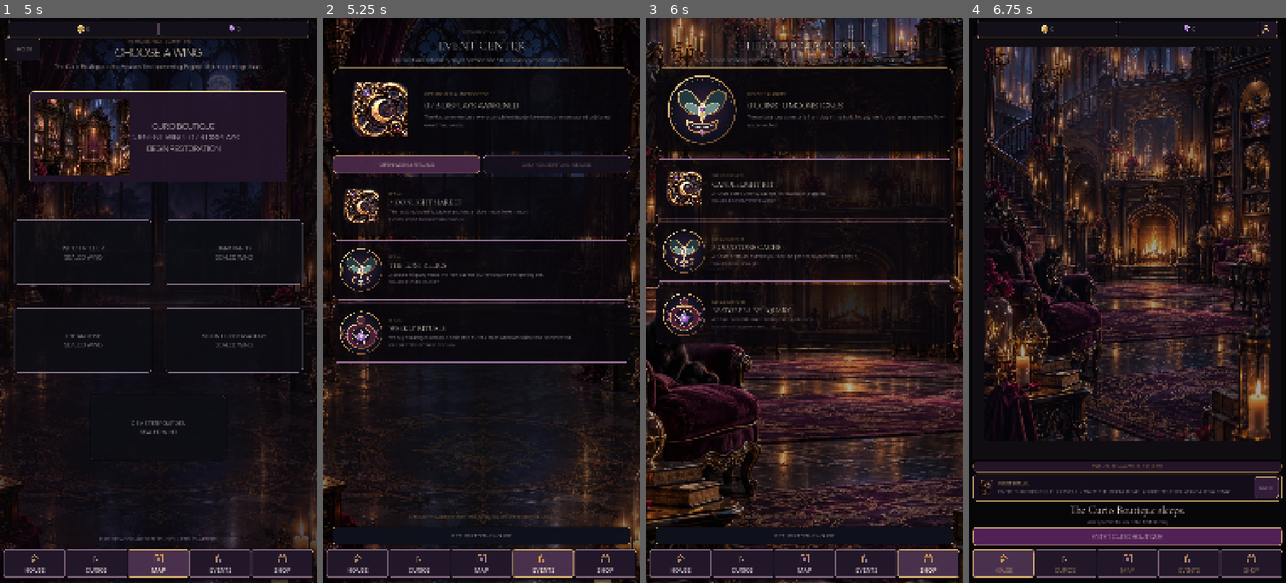
Above: before the commit, frames 1-4 (left to right).
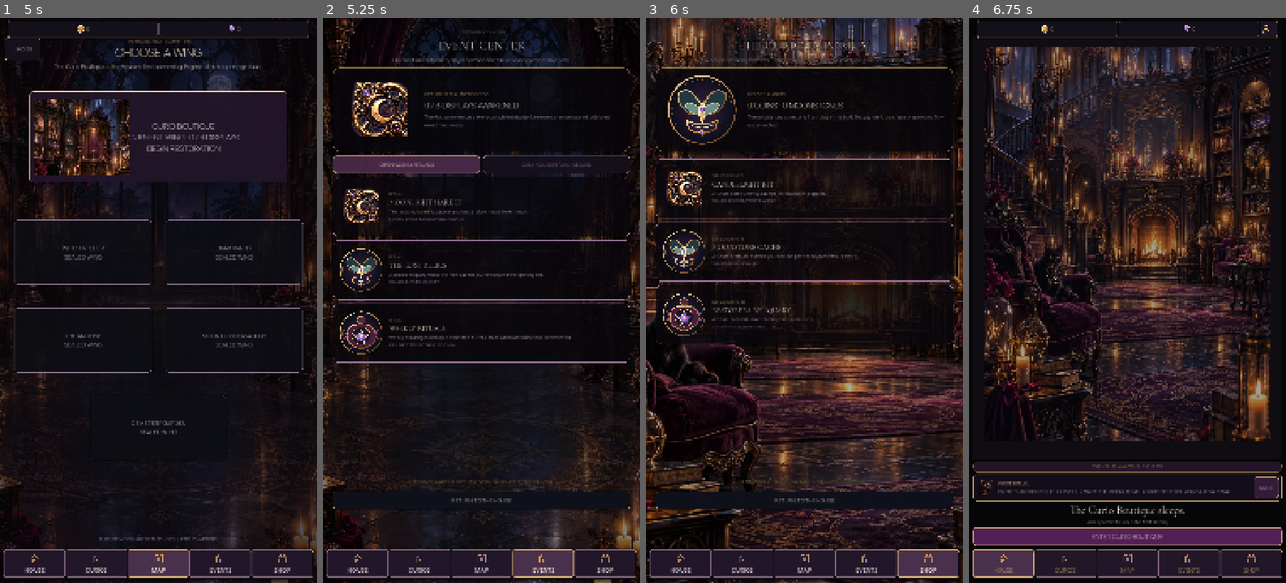
Above: after the commit, the same moments.

Repository: Jay-prodesign/akilta-match3
Game: Godot game, scene res://src/app/app_bootstrap.tscn
The game is run twice, just before and just after one commit, with the same random seed, the same clock (stepped at 60 frames per second) and the same inputs.
Inputs (mouse positions are in pixels of both pictures, inside the frame that each line leads up to):
- Up to frame 1 (5 s): click "ENTER THE HOUSE" at 0.5 s; click "ENTER CURIO BOUTIQUE" at 1.25 s; click (34, 566) at 2 s; click "ENTER CURIO BOUTIQUE" at 2.75 s; click (95, 566) at 3.5 s; click (158, 566) at 4.25 s
- Up to frame 2 (5.25 s): click (541, 566) at 5 s
- Up to frame 3 (6 s): click (928, 566) at 5.75 s
- Up to frame 4 (6.75 s): click (1003, 566) at 6.5 s

Frame 1 is identical in both runs. In frame 2, 1.7% of the frame differs, in the area x 3-98%, y 81-94%; in frame 3, 2.7%, in the area x 3-97%, y 81-94%; in frame 4, nothing differs.

Commit message:
Apply shell navigation to authored meta layout

Diff:
--- a/src/app/app_bootstrap.gd
+++ b/src/app/app_bootstrap.gd
@@ -498,7 +498,7 @@
 	if not bool(screen.configure(feature_key, state)):
 		_ensure_house_route()
 		return false
-	_install_product_navigation(screen, feature_key)
+	_install_product_navigation(screen, feature_key, NodePath("FeatureLayout"))
 	if screen.has_signal("back_requested"):
 		screen.back_requested.connect(_dismiss_feature_preview)
 	if screen.has_signal("settings_requested"):
